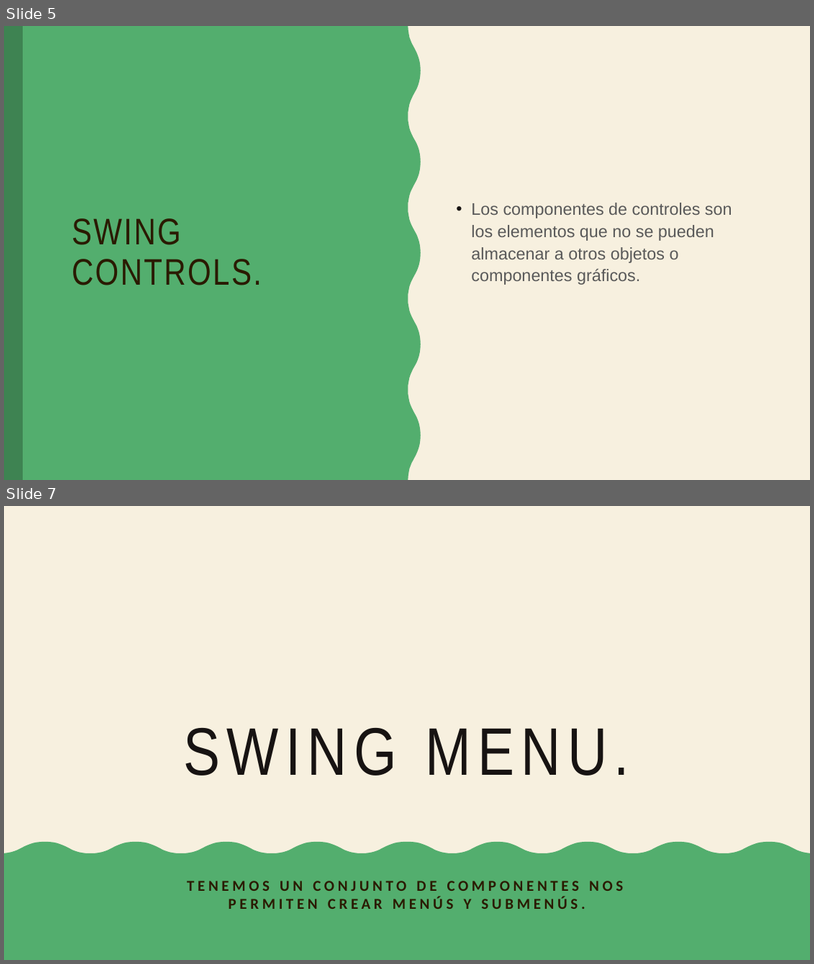
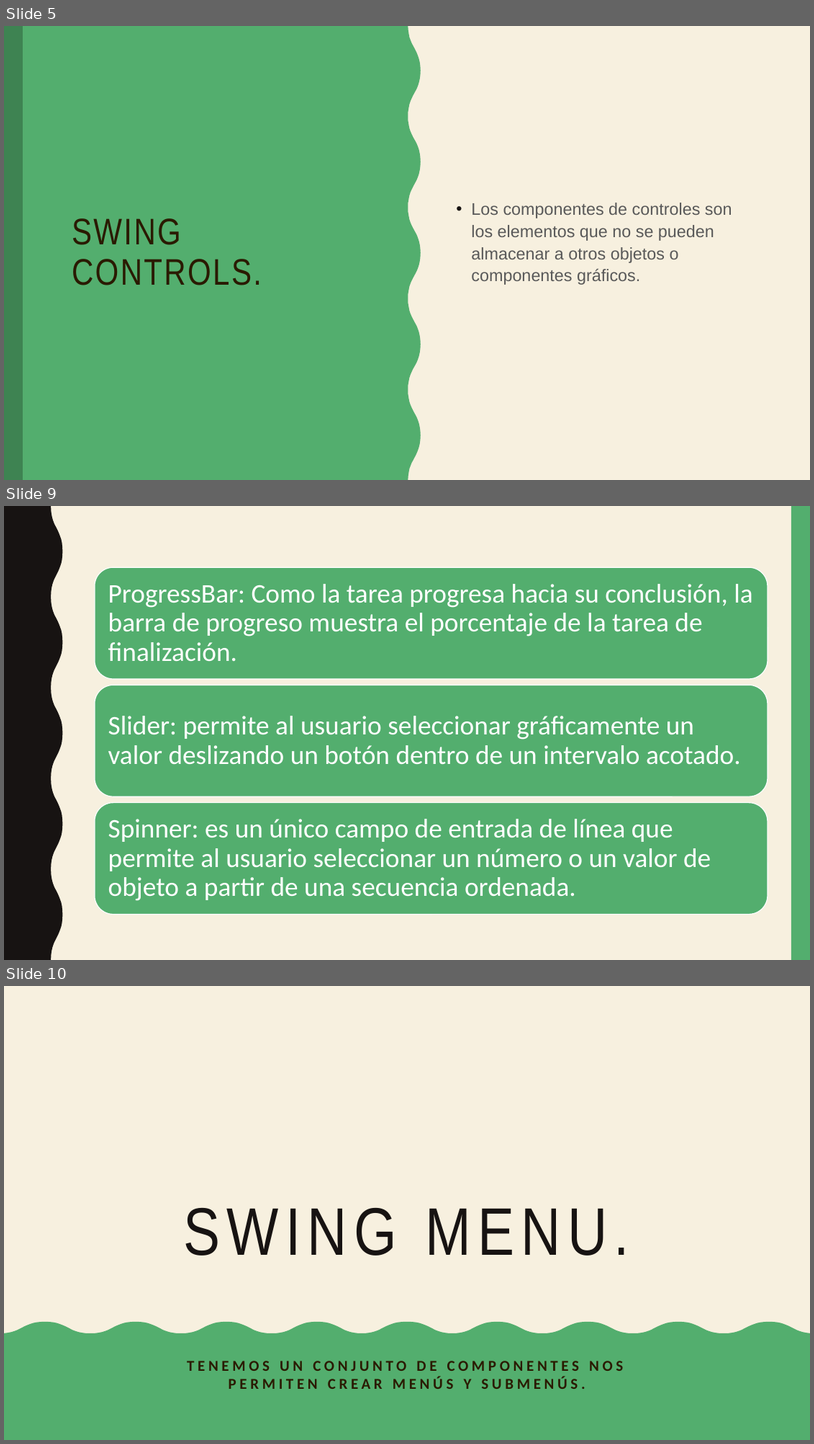
Before and after one commit to kevinjapa/poo, a slide deck: SegundoInterciclo/Componentes de netbeans.pptx. Shown one above the other, each under a label of ours: slides 5 and 7 before the commit, slides 5, 9 and 10 after it; the slides between them are not shown. The pictures are 814x964 and 814x1444 pixels, drawn with LibreOffice and Linux fonts; fonts in the diff are those of the drawing. Boxes give left, top, right and bottom in pixels: in the first picture for what was removed or moved away, otherwise in the second. Text is boxed around its words. In the diff, an @@ line names an element or a change of style, - is before the commit and + after.

```diff
--- a/SegundoInterciclo/Componentes de netbeans.pptx
+++ b/SegundoInterciclo/Componentes de netbeans.pptx
@@ slide 9 added at (x1=4, y1=506, x2=810, y2=960), background #F7F0DF; not listed: 2 template elements that a slide beside it also shows @@
@@ group added at (x1=95, y1=567, x2=768, y2=914): 3 rounded rectangles, 3 texts @@
+ProgressBar: Como la tarea progresa hacia su conclusión, la barra de progreso muestra el porcentaje de la tarea de finalización.
+Slider: permite al usuario seleccionar gráficamente un valor deslizando un botón dentro de un intervalo acotado.
+Spinner: es un único campo de entrada de línea que permite al usuario seleccionar un número o un valor de objeto a partir de una secuencia ordenada.
@@ what was slide 7 is now slide 10 @@
```
Also in this commit, not shown: 1 slide changed, 3 other slides added, 1 other file.
